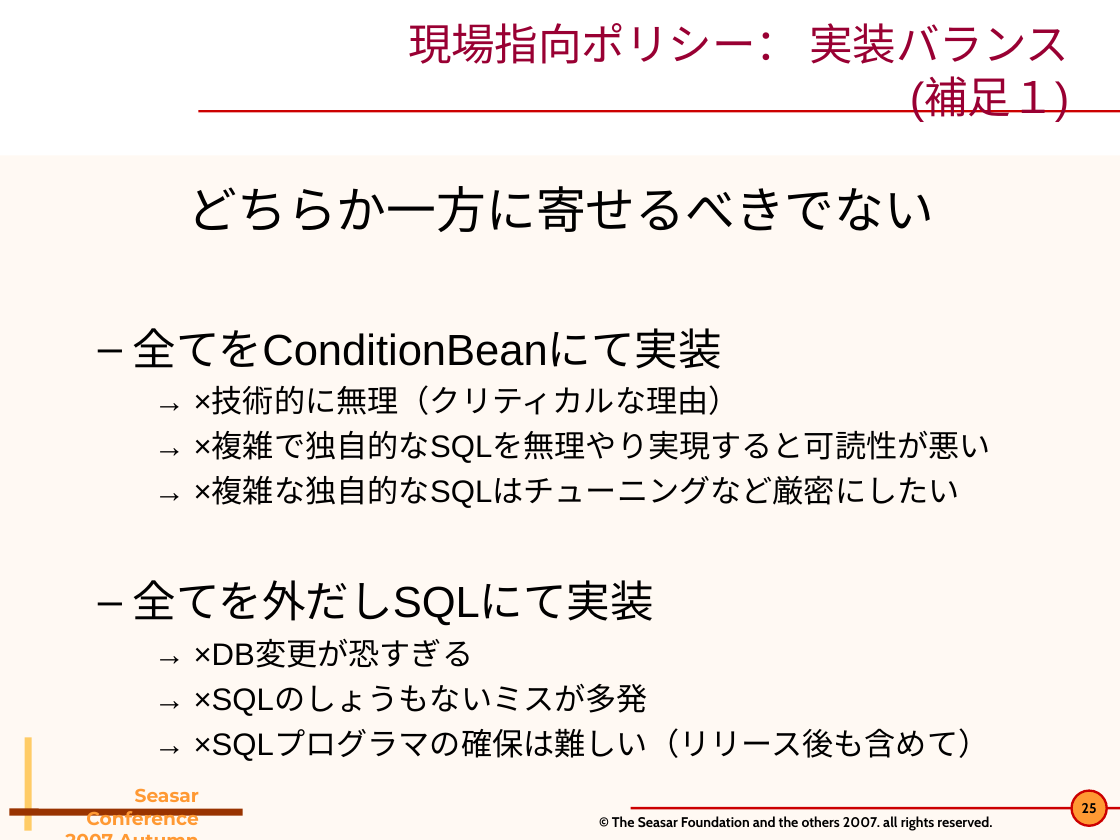
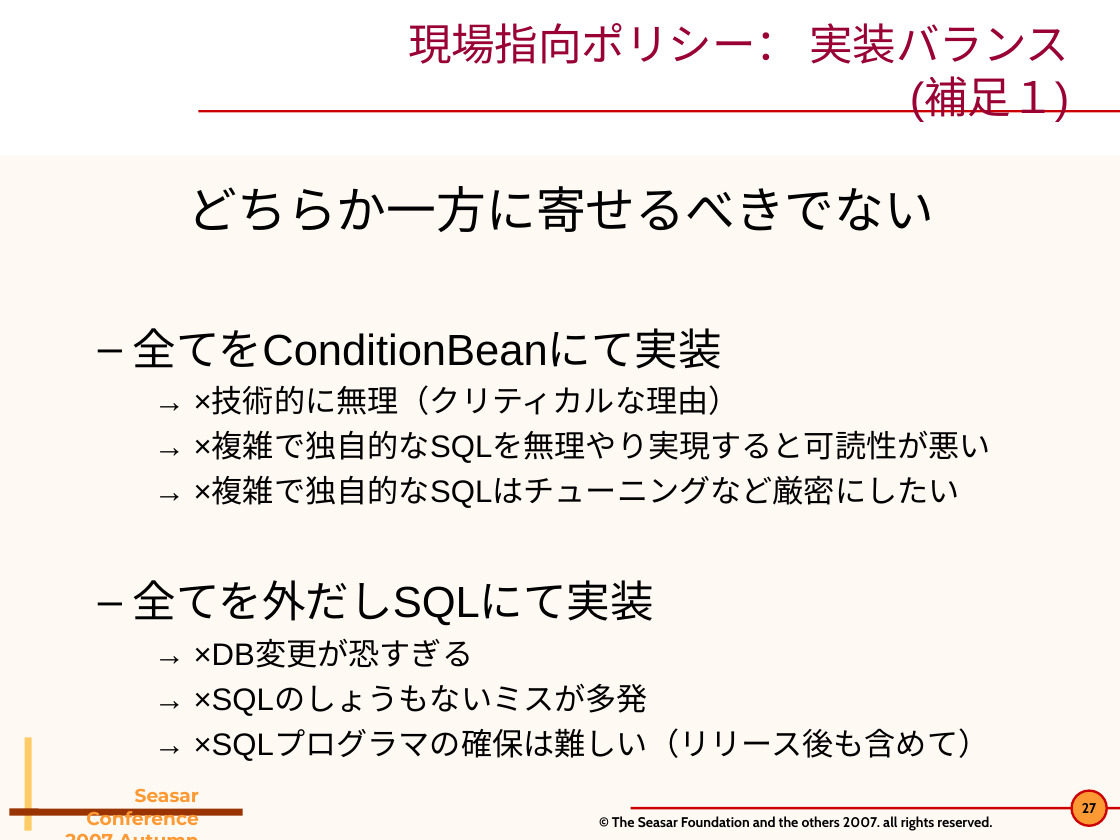
Before and after one commit to seasarorg/dbflute, a slide deck: slide 27 of dbflute/etc/doc/pres/sc2007a_2-DBFlute.ppt (slide 25 before the commit). Drawn at 1120x840 pixels with LibreOffice and Linux fonts; fonts in the diff are those of the drawing; background and template pictures are left out. Boxes give left, top, right and bottom in pixels: in the first picture for what was removed or moved away, otherwise in the second. Text is boxed around its words. In the diff, an @@ line names an element or a change of style, - is before the commit and + after.

```diff
--- a/dbflute/etc/doc/pres/sc2007a_2-DBFlute.ppt
+++ b/dbflute/etc/doc/pres/sc2007a_2-DBFlute.ppt
@@ text at [194, 478, 960, 508]: text changed @@
-    → ×複雑な独自的なSQLはチューニングなど厳密にしたい
+    → ×複雑で独自的なSQLはチューニングなど厳密にしたい
@@ page number at [1082, 803, 1097, 813]: text changed @@
-25
+27
```
Also in this commit, not shown: 14 other slides changed, 2 slides added, 6 other files.
